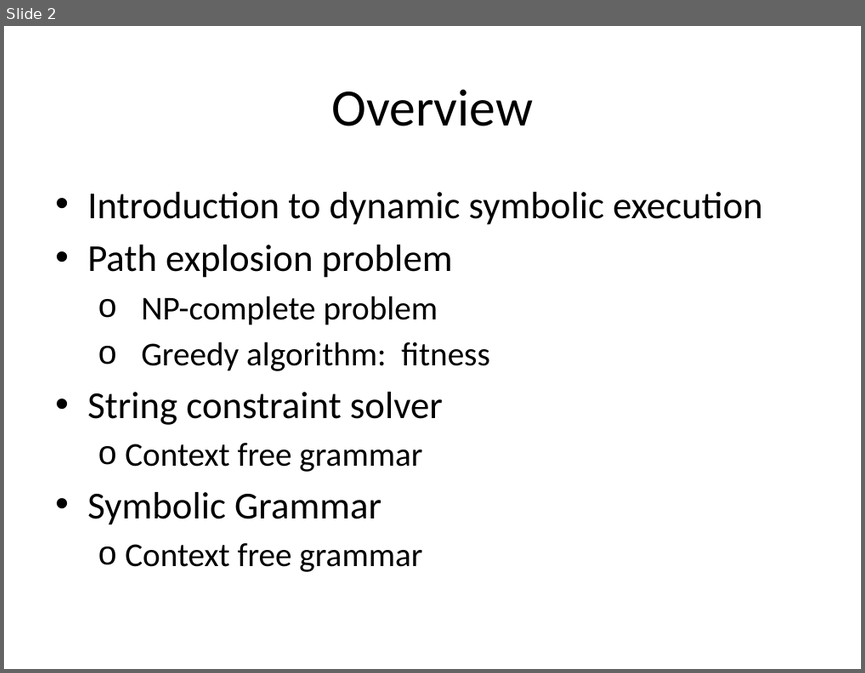
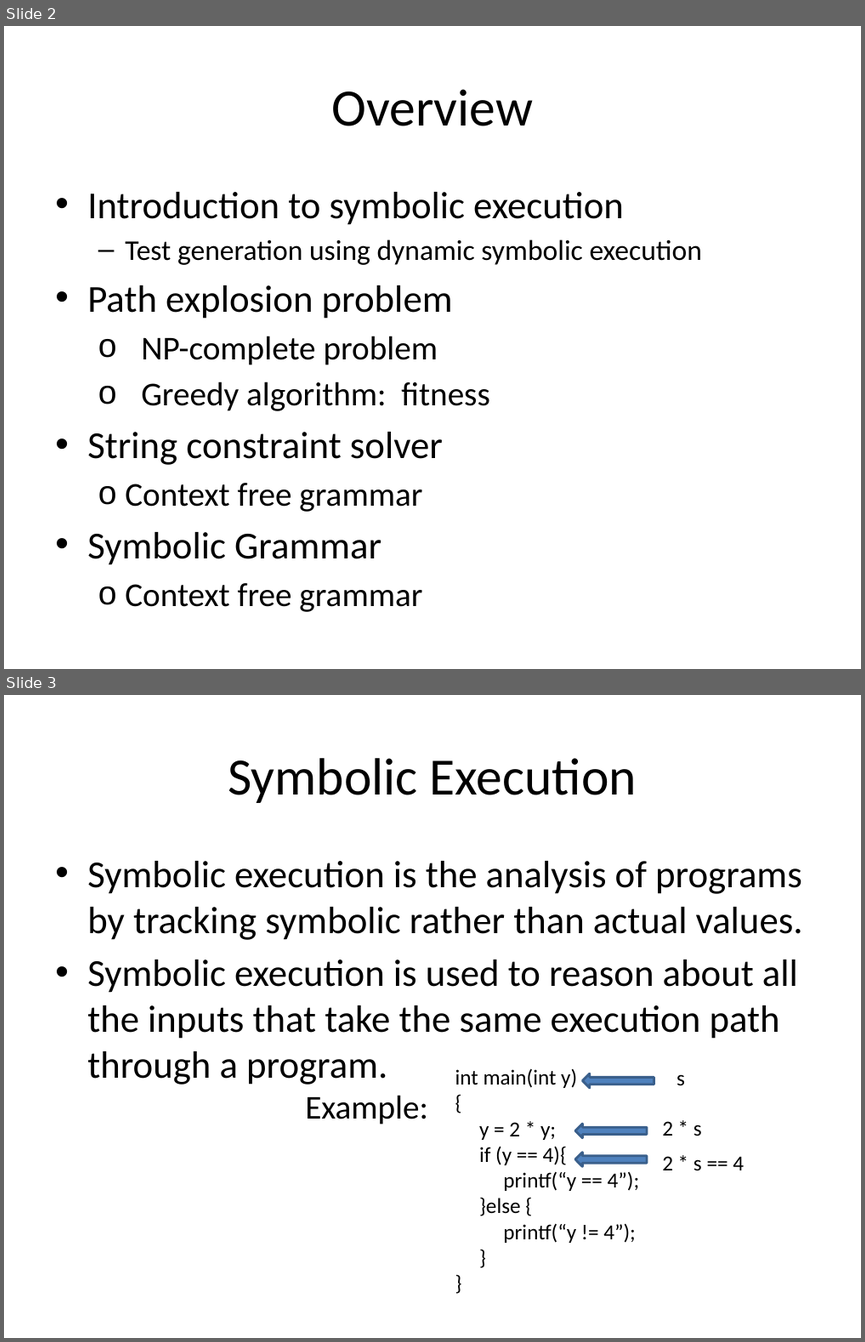
Before and after one commit to mentaman/cspat, a slide deck: Course/707 Theory of Computation/Fitness Guided Path Exploration in Automated Test Generation.pptx. Shown one above the other, each under a label of ours: slide 2 before the commit, slides 2 and 3 after it. The pictures are 865x673 and 865x1342 pixels, drawn with LibreOffice and Linux fonts; fonts in the diff are those of the drawing; background and template pictures are left out. Boxes give left, top, right and bottom in pixels: in the first picture for what was removed or moved away, otherwise in the second. Text is boxed around its words. In the diff, an @@ line names an element or a change of style, - is before the commit and + after.

```diff
--- a/Course/707 Theory of Computation/Fitness Guided Path Exploration in Automated Test Generation.pptx
+++ b/Course/707 Theory of Computation/Fitness Guided Path Exploration in Automated Test Generation.pptx
@@ slide 3 added at (x1=4, y1=695, x2=861, y2=1338), background picture (left out) @@
@@ title added at (x1=228, y1=758, x2=636, y2=803), 44 pt, text #000000 @@
+Symbolic Execution
@@ text added at (x1=87, y1=861, x2=803, y2=1084), 32 pt, text #000000 @@
+• Symbolic execution is the analysis of programs by tracking symbolic rather than actual values.
+• Symbolic execution is used to reason about all the inputs that take the same execution path through a program.
@@ text added at (x1=455, y1=1068, x2=640, y2=1242), 18 pt, text #000000 @@
+int main(int y)
+{
+y = 2 * y;
+if (y == 4){
+printf(“y == 4”);
+}else {
+printf(“y != 4”);
+}
+}
@@ left arrow added at (x1=582, y1=1074, x2=653, y2=1089), fill #4F81BD, outline #3A5F8C 2 pt @@
@@ text added at (x1=676, y1=1074, x2=685, y2=1086), 18 pt, text #000000 @@
+s
@@ text added at (x1=305, y1=1095, x2=428, y2=1124), 28 pt, text #000000 @@
+Example:
@@ left arrow added at (x1=575, y1=1123, x2=647, y2=1138), fill #4F81BD, outline #3A5F8C 2 pt @@
@@ text added at (x1=662, y1=1121, x2=702, y2=1136), 18 pt, text #000000 @@
+2 * s
@@ left arrow added at (x1=575, y1=1151, x2=647, y2=1166), fill #4F81BD, outline #3A5F8C 2 pt @@
@@ text added at (x1=662, y1=1156, x2=744, y2=1171), 18 pt, text #000000 @@
+2 * s == 4
@@ slide 2 changed as well @@
@@ text at (x1=87, y1=192, x2=703, y2=265): text changed; size 32 to 24 pt @@
-• Introduction to dynamic symbolic execution
+• Introduction to symbolic execution
+  – Test generation using dynamic symbolic execution
```
Also in this commit, not shown: 6 other slides changed, 2 other slides added, 2 slides removed, 1 other file.
